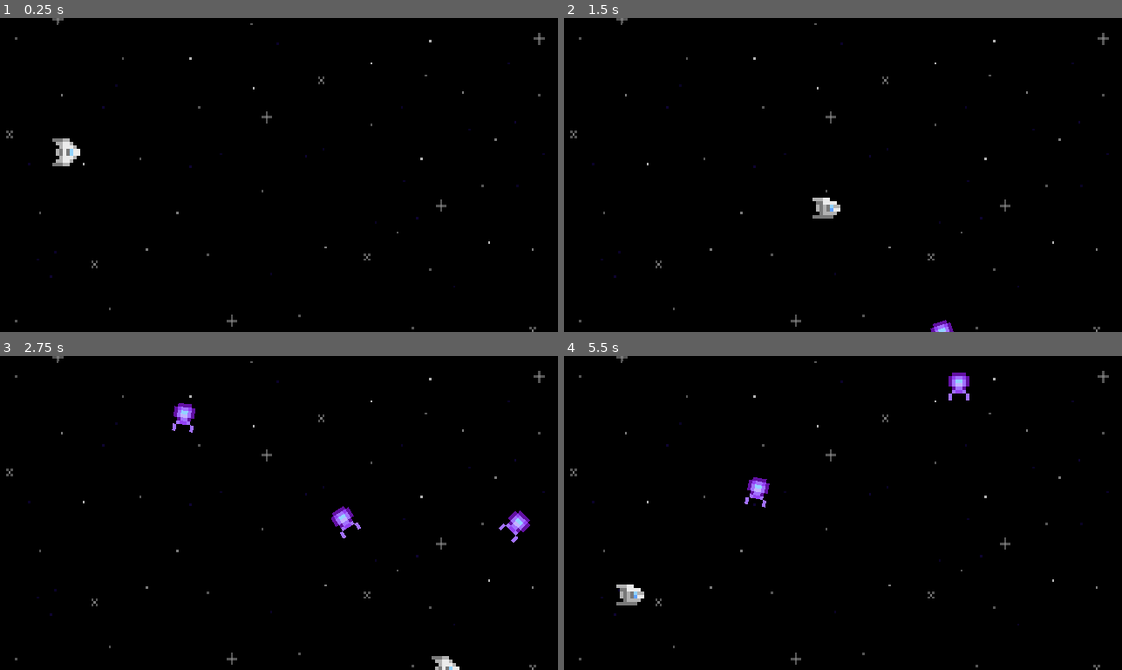
Above: before the commit, frames 1-4 (two rows, left to right).
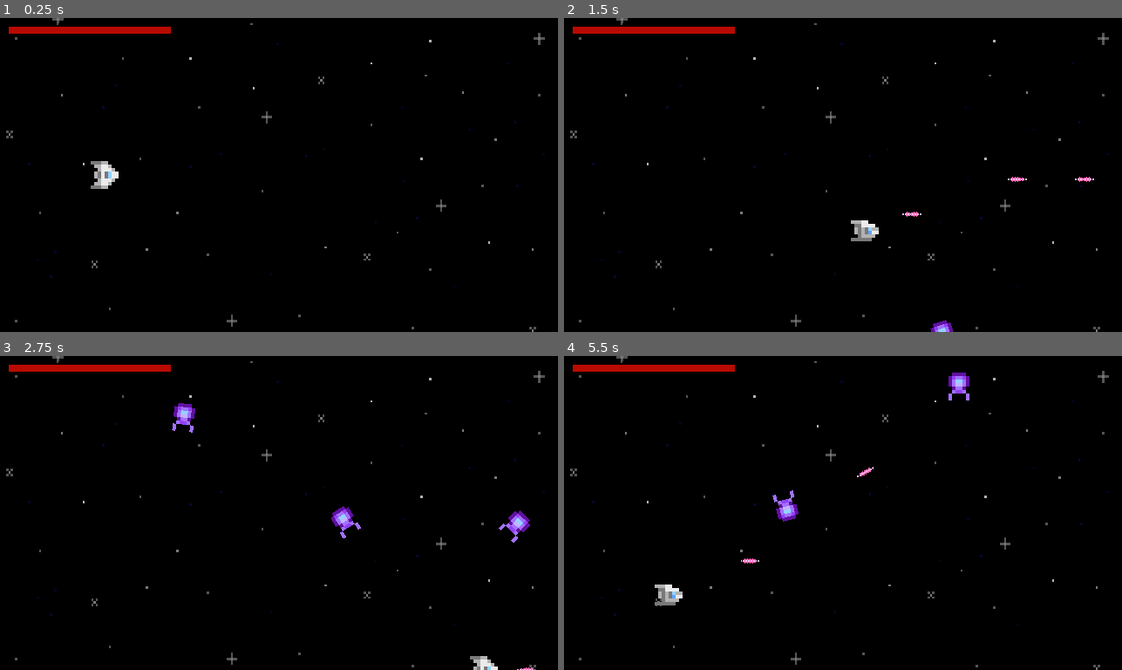
Above: after the commit, the same moments.

Repository: EwBax/dont-get-blasted
Game: Godot game, scene res://Scenes/main.tscn
Same seed, same stepped clock (60 frames per second), same inputs: the game is played once before the commit and once after it.
Inputs (mouse positions are in pixels of both pictures, inside the frame that each line leads up to):
- Up to frame 1 (0.25 s): no input
- Up to frame 2 (1.5 s): tap Enter at 0.5 s; move the mouse to (965, 159) at 0.52 s; press the mouse at (965, 159) at 0.53 s; hold D (move_right) 0.53-1.28 s; move the mouse to (731, 190) at 1.27 s; release the mouse at (731, 190) at 1.28 s; hold S (move_down) from 1.28 s (still down); click (731, 190) at 1.35 s
- Up to frame 3 (2.75 s): move the mouse to (334, 443) at 2.02 s; release S (move_down) at 2.03 s; press the mouse at (334, 443) at 2.03 s; hold D (move_right) from 2.03 s (still down)
- Up to frame 4 (5.5 s): move the mouse to (815, 575) at 2.77 s; release D (move_right) at 2.78 s; release the mouse at (815, 575) at 2.78 s; hold W (move_up) 2.78-3.53 s; click (815, 575) at 2.85 s; move the mouse to (1010, 560) at 3.52 s; press the mouse at (1010, 560) at 3.53 s; hold A (move_left) 3.53-5.03 s; move the mouse to (675, 465) at 4.27 s; release the mouse at (675, 465) at 4.28 s; click (675, 465) at 4.35 s; move the mouse to (870, 513) at 5.02 s; press the mouse at (870, 513) at 5.03 s; hold S (move_down) from 5.03 s (still down)

The runs differ from the first frame. In frame 1, 1.3% of the frame differs, in the area x 1-31%, y 2-55%; in frame 2, 1.2%; in frame 3, 1.0%; in frame 4, 1.7%, in the area x 1-56%, y 2-80%.

Commit message:
Shooting lasers

Diff:
--- /dev/null
+++ b/Art/projectiles.tres
@@ -0,0 +1,18 @@
+[gd_resource type="SpriteFrames" load_steps=3 format=3 uid="uid://bxi0xad6vb4k8"]
+
+[ext_resource type="Texture2D" uid="uid://sbcvi4lmv486" path="res://Art/SpaceShooterAssetPack_Projectiles.png" id="1_pv3u5"]
+
+[sub_resource type="AtlasTexture" id="AtlasTexture_b7uca"]
+atlas = ExtResource("1_pv3u5")
+region = Rect2(0, 8, 8, 8)
+
+[resource]
+animations = [{
+"frames": [{
+"duration": 1.0,
+"texture": SubResource("AtlasTexture_b7uca")
+}],
+"loop": true,
+"name": &"PlayerLaser",
+"speed": 5.0
+}]
--- a/Scenes/asteroid.tscn
+++ b/Scenes/asteroid.tscn
@@ -23,7 +23,7 @@
 height = 18.0
 
 [node name="Asteroid" type="RigidBody2D"]
-collision_mask = 0
+collision_mask = 2
 gravity_scale = 0.0
 script = ExtResource("1_liw46")
 
--- /dev/null
+++ b/Scenes/laser_bolt.tscn
@@ -0,0 +1,27 @@
+[gd_scene load_steps=4 format=3 uid="uid://1t8wqnhxx8sf"]
+
+[ext_resource type="Script" path="res://Scripts/laser_bolt.gd" id="1_l6ryi"]
+[ext_resource type="Texture2D" uid="uid://24g7opcjjvdf" path="res://Art/LasterBolt.png" id="2_q682y"]
+
+[sub_resource type="CapsuleShape2D" id="CapsuleShape2D_lkb0x"]
+radius = 2.0
+height = 12.0
+
+[node name="LaserBolt" type="RigidBody2D"]
+collision_layer = 2
+gravity_scale = 0.0
+script = ExtResource("1_l6ryi")
+
+[node name="Sprite2D" type="Sprite2D" parent="."]
+rotation = 0.785398
+texture = ExtResource("2_q682y")
+
+[node name="VisibleOnScreenNotifier2D" type="VisibleOnScreenNotifier2D" parent="."]
+position = Vector2(0.5, 2.38419e-07)
+scale = Vector2(0.75, 0.75)
+
+[node name="CollisionShape2D" type="CollisionShape2D" parent="."]
+rotation = 1.5708
+shape = SubResource("CapsuleShape2D_lkb0x")
+
+[connection signal="screen_exited" from="VisibleOnScreenNotifier2D" to="." method="on_screen_exited"]
--- a/Scenes/main.tscn
+++ b/Scenes/main.tscn
@@ -1,9 +1,10 @@
-[gd_scene load_steps=6 format=3 uid="uid://uqx0lbd1tol0"]
+[gd_scene load_steps=7 format=3 uid="uid://uqx0lbd1tol0"]
 
 [ext_resource type="Script" path="res://Scripts/main.gd" id="1_loid2"]
-[ext_resource type="PackedScene" uid="uid://cjqi4mmoyjotj" path="res://Scenes/player_ship.tscn" id="1_upeko"]
+[ext_resource type="PackedScene" uid="uid://cjqi4mmoyjotj" path="res://Scenes/player.tscn" id="1_upeko"]
 [ext_resource type="PackedScene" uid="uid://cjab500uch653" path="res://Scenes/asteroid.tscn" id="2_hi5e8"]
 [ext_resource type="Texture2D" uid="uid://b3ovctoeid0y3" path="res://Art/SpaceShooterAssetPack_BackGrounds.png" id="2_x3lo2"]
+[ext_resource type="PackedScene" uid="uid://1t8wqnhxx8sf" path="res://Scenes/laser_bolt.tscn" id="5_10j4g"]
 
 [sub_resource type="Curve2D" id="Curve2D_qivxg"]
 _data = {
@@ -31,7 +32,8 @@
 
 [node name="ScoreTimer" type="Timer" parent="."]
 
-[node name="PlayerShip" parent="." instance=ExtResource("1_upeko")]
+[node name="Player" parent="." instance=ExtResource("1_upeko")]
+laser_bolt_scene = ExtResource("5_10j4g")
 
 [node name="AsteroidSpawnPath" type="Path2D" parent="."]
 curve = SubResource("Curve2D_qivxg")
@@ -40,4 +42,7 @@
 position = Vector2(320, 15)
 rotation = 1.5708
 
+[node name="PlayerStartLocation" type="Node2D" parent="."]
+position = Vector2(60, 90)
+
 [connection signal="timeout" from="AsteroidTimer" to="." method="_on_asteroid_timer_timeout"]
--- a/Scenes/player_ship.tscn
+++ b/Scenes/player.tscn
@@ -1,6 +1,6 @@
-[gd_scene load_steps=7 format=3 uid="uid://cjqi4mmoyjotj"]
+[gd_scene load_steps=9 format=3 uid="uid://cjqi4mmoyjotj"]
 
-[ext_resource type="Script" path="res://Scripts/player_ship.gd" id="1_15aep"]
+[ext_resource type="Script" path="res://Scripts/player.gd" id="1_15aep"]
 [ext_resource type="Texture2D" uid="uid://ba8hkjsw5bdyw" path="res://Art/SpaceShooterAssetPack_Ships.png" id="1_vrq5j"]
 
 [sub_resource type="AtlasTexture" id="AtlasTexture_il6bw"]
@@ -42,10 +42,18 @@
 "speed": 1.0
 }]
 
-[node name="PlayerShip" type="Area2D"]
-position = Vector2(38, 77)
+[sub_resource type="StyleBoxFlat" id="StyleBoxFlat_croh3"]
+border_color = Color(0.952941, 0.686275, 0, 0)
+
+[sub_resource type="StyleBoxFlat" id="StyleBoxFlat_wktna"]
+bg_color = Color(0.72549, 0.0392157, 0, 1)
+border_color = Color(0, 0, 0, 0)
+
+[node name="Player" type="Area2D"]
+collision_layer = 2
 script = ExtResource("1_15aep")
 speed = 150
+metadata/_edit_group_ = true
 
 [node name="AnimatedSprite2D" type="AnimatedSprite2D" parent="."]
 rotation = 1.5708
@@ -57,4 +65,24 @@
 position = Vector2(4.17233e-07, 4.17233e-07)
 polygon = PackedVector2Array(-8, -8, 2, -8, 8, -2, 8, 2, 2, 8, -8, 8)
 
+[node name="HUD" type="CanvasLayer" parent="."]
+
+[node name="HealthBar" type="ProgressBar" parent="HUD"]
+offset_left = 5.0
+offset_top = 5.0
+offset_right = 98.0
+offset_bottom = 9.0
+theme_override_styles/background = SubResource("StyleBoxFlat_croh3")
+theme_override_styles/fill = SubResource("StyleBoxFlat_wktna")
+max_value = 3.0
+step = 1.0
+show_percentage = false
+
+[node name="ProjectileFirePosition" type="Node2D" parent="."]
+position = Vector2(12, 0)
+
+[node name="LaserFireRate" type="Timer" parent="."]
+wait_time = 0.25
+one_shot = true
+
 [connection signal="body_entered" from="." to="." method="_on_body_entered"]
--- a/Scripts/asteroid.gd
+++ b/Scripts/asteroid.gd
@@ -1,6 +1,4 @@
 extends RigidBody2D
-
-var speed
 
 
 # making asteroid disappear when it goes off screen
--- /dev/null
+++ b/Scripts/laser_bolt.gd
@@ -0,0 +1,5 @@
+extends RigidBody2D
+
+
+func on_screen_exited():
+	queue_free()
--- a/Scripts/main.gd
+++ b/Scripts/main.gd
@@ -6,12 +6,11 @@
 
 func _ready():
 	$AsteroidTimer.start()
+	$Player.position = $PlayerStartLocation.position
 
 
 # spawns a new asteroid on timeout
 func _on_asteroid_timer_timeout():
-
-	print("time")
 
 	# instantiating a new asteroid
 	var asteroid = asteroid_scene.instantiate()
--- a/Scripts/player_ship.gd
+++ b/Scripts/player.gd
@@ -1,8 +1,10 @@
 extends Area2D
 
-signal hit(hit_points)
+signal hit()
 
+@export var laser_bolt_scene : PackedScene
 @export var speed = 200
+@export var laser_speed = 300
 @export var hit_points = 3
 var screen_size
 
@@ -11,6 +13,7 @@
 	# getting the screen size for player bounds
 	screen_size = get_viewport_rect().size
 	$AnimatedSprite2D.play("fly")
+	$HUD/HealthBar.value = hit_points
 
 
 func start(pos):
@@ -32,6 +35,8 @@
 		velocity.x += 1
 	if Input.is_action_pressed("move_left"):
 		velocity.x -= 1
+	if Input.is_action_pressed("primary_fire") and $LaserFireRate.is_stopped():
+		fire_laser()
 
 	# checking what animation to play
 	if velocity.y < 0:
@@ -52,8 +57,25 @@
 # player hit by enemy or object
 func _on_body_entered(body):
 	hit_points -= 1
+	$HUD/HealthBar.value = hit_points
 	if hit_points <= 0:
-		hide()
+		# game over logic
+		pass
+		# hide()
 		# Must be deferred as we can't change physics properties on a physics callback.
-		$CollisionShape2D.set_deferred("disabled", true)
-	hit.emit(hit_points)
+		# $CollisionShape2D.set_deferred("disabled", true)
+	hit.emit()
+
+
+func fire_laser():
+
+	var laser_bolt = laser_bolt_scene.instantiate()
+
+	var fire_position = $ProjectileFirePosition.position
+
+	laser_bolt.position = fire_position
+	laser_bolt.linear_velocity = Vector2(laser_speed, 0)
+
+	add_child(laser_bolt)
+
+	$LaserFireRate.start()
--- a/project.godot
+++ b/project.godot
@@ -47,6 +47,17 @@
 , Object(InputEventKey,"resource_local_to_scene":false,"resource_name":"","device":-1,"window_id":0,"alt_pressed":false,"shift_pressed":false,"ctrl_pressed":false,"meta_pressed":false,"pressed":false,"keycode":0,"physical_keycode":4194321,"key_label":0,"unicode":0,"echo":false,"script":null)
 ]
 }
+primary_fire={
+"deadzone": 0.5,
+"events": [null, Object(InputEventMouseButton,"resource_local_to_scene":false,"resource_name":"","device":-1,"window_id":0,"alt_pressed":false,"shift_pressed":false,"ctrl_pressed":false,"meta_pressed":false,"button_mask":1,"position":Vector2(125, 24),"global_position":Vector2(129, 65),"factor":1.0,"button_index":1,"canceled":false,"pressed":true,"double_click":false,"script":null)
+, Object(InputEventKey,"resource_local_to_scene":false,"resource_name":"","device":-1,"window_id":0,"alt_pressed":false,"shift_pressed":false,"ctrl_pressed":false,"meta_pressed":false,"pressed":false,"keycode":0,"physical_keycode":32,"key_label":0,"unicode":32,"echo":false,"script":null)
+]
+}
+
+[layer_names]
+
+2d_physics/layer_1="Enemies"
+2d_physics/layer_2="Player"
 
 [rendering]
 
Binary file added: Art/LasterBolt.png
Not shown, added: Art/LasterBolt.png.import
